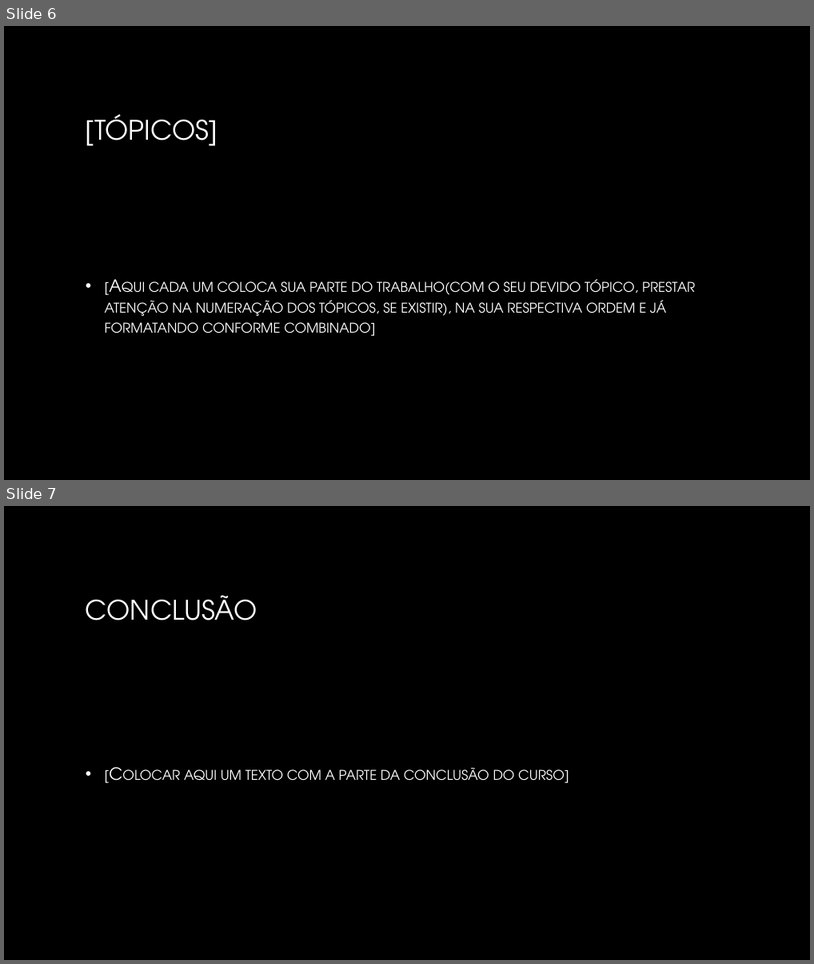
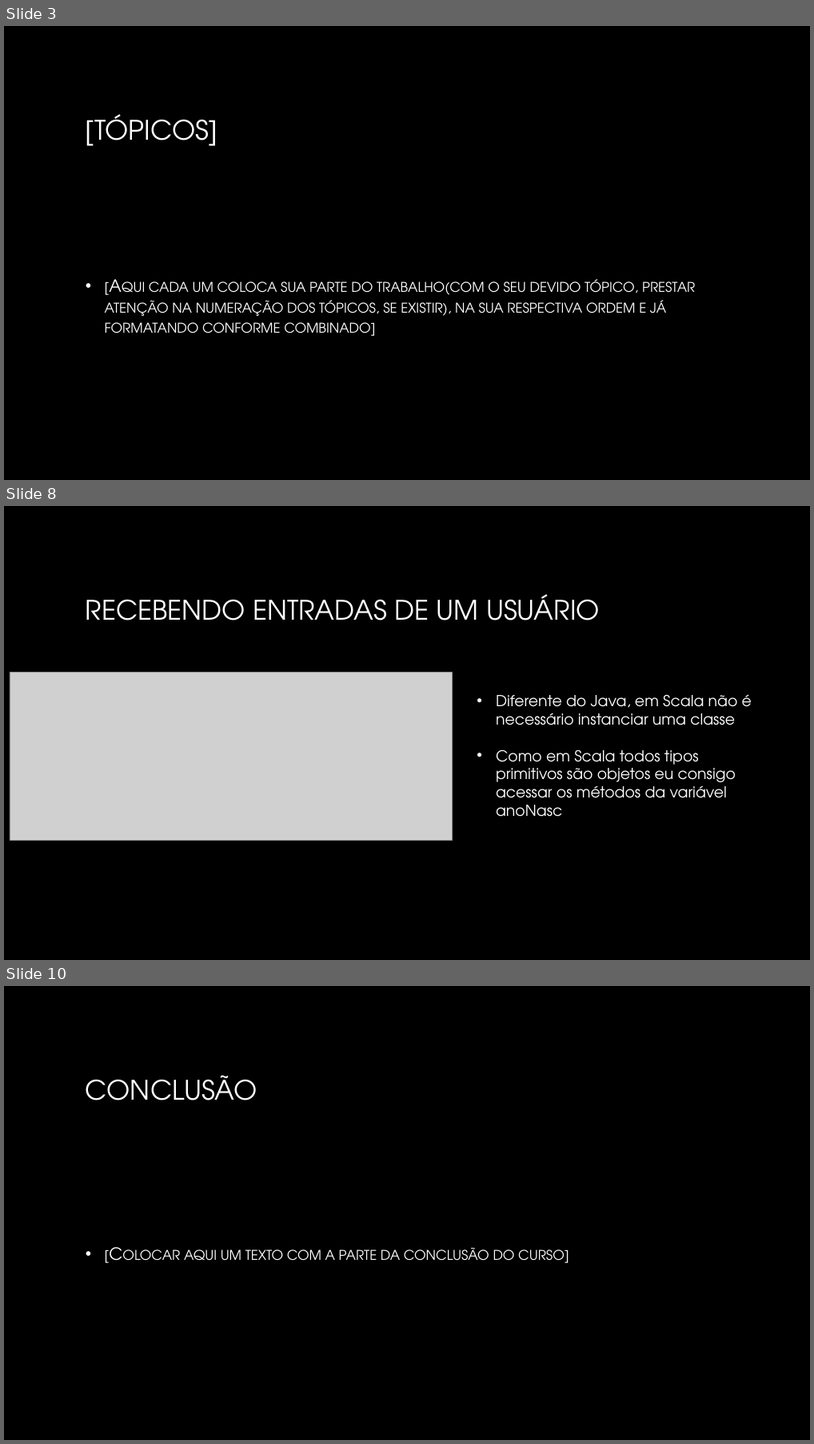
Before and after one commit to fmassaretto/trabalhoScala, a slide deck: Curso de Introdução à linguagem Scala.pptx. Shown one above the other, each under a label of ours: slides 6 and 7 before the commit, slides 3, 8 and 10 after it; the slides between them are not shown. The pictures are 814x964 and 814x1444 pixels, drawn with LibreOffice and Linux fonts; fonts in the diff are those of the drawing; grey boxes stand for pictures; background and template pictures are left out. Boxes give left, top, right and bottom in pixels: in the first picture for what was removed or moved away, otherwise in the second. Text is boxed around its words. In the diff, an @@ line names an element or a change of style, - is before the commit and + after.

```diff
--- a/Curso de Introdução à linguagem Scala.pptx
+++ b/Curso de Introdução à linguagem Scala.pptx
@@ slide 8 added at bbox=[4, 506, 810, 960], background picture (left out) @@
@@ title added at bbox=[86, 594, 600, 620], 32 pt, text gradient #FFFFFF to #A6A6A6 @@
+RECEBENDO ENTRADAS DE UM USUÁRIO
@@ picture added at bbox=[10, 672, 452, 840] @@
@@ text added at bbox=[496, 694, 752, 816], 18 pt, text #FFFFFF @@
+• Diferente do Java, em Scala não é necessário instanciar uma classe
+• Como em Scala todos tipos primitivos são objetos eu consigo acessar os métodos da variável anoNasc
@@ what was slide 6 is now slide 3 @@
@@ what was slide 7 is now slide 10 @@
```
Also in this commit, not shown: 5 other slides added, 3 slides removed.
